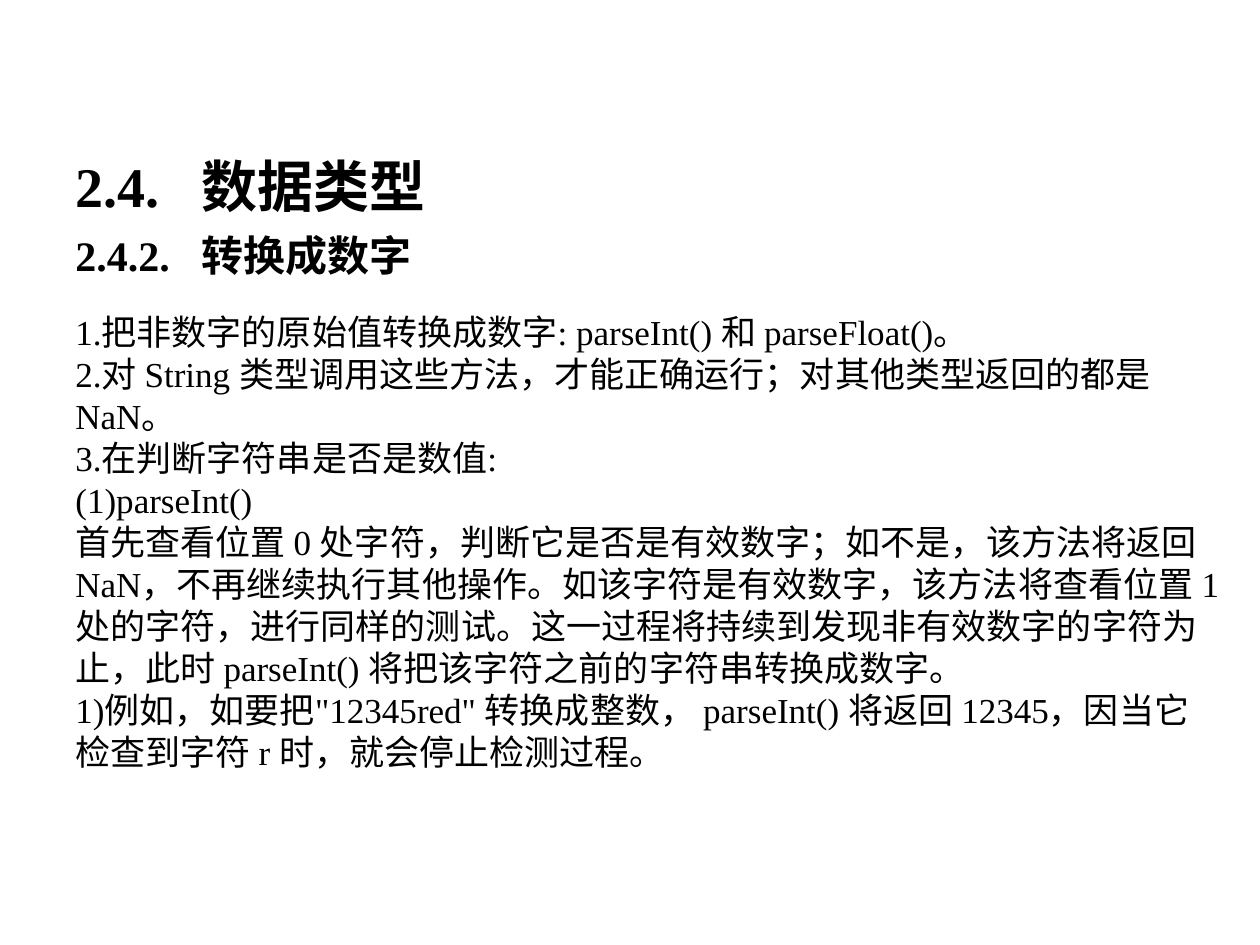
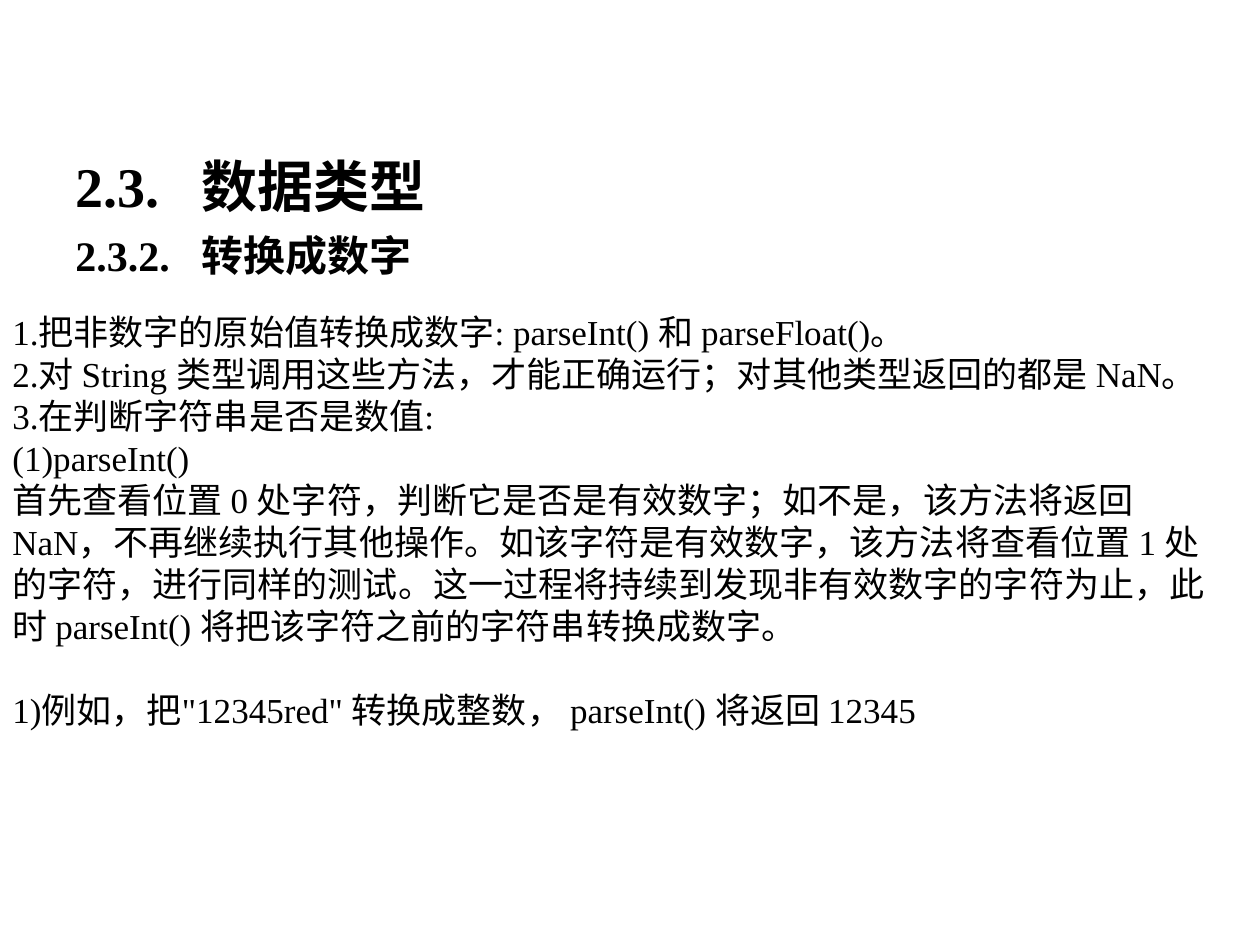
Before and after one commit to bifengganghyt/gitroot, a slide deck: slide 13 of javaweb/【0】front-end/【1】javascript/JavaScript基础.ppt. Drawn at 1260x945 pixels with LibreOffice and Linux fonts; fonts in the diff are those of the drawing; background and template pictures are left out. Boxes give left, top, right and bottom in pixels: in the first picture for what was removed or moved away, otherwise in the second. Text is boxed around its words. In the diff, an @@ line names an element or a change of style, - is before the commit and + after.

```diff
--- a/javaweb/【0】front-end/【1】javascript/JavaScript基础.ppt
+++ b/javaweb/【0】front-end/【1】javascript/JavaScript基础.ppt
@@ text at (75, 159, 425, 275): text changed @@
-2.4. 数据类型
-2.4.2. 转换成数字
+2.3. 数据类型
+2.3.2. 转换成数字
@@ text "1.把非数字的原始值转换成数字: parseInt() 和 parseFloat()。": place and size @@
-text "1.把非数字的原始值转换成数字: parseInt() 和 parseFloat()。" at (75, 316, 1220, 769)
+text "1.把非数字的原始值转换成数字: parseInt() 和 parseFloat()。" at (12, 316, 1204, 730)
@@ text at (12, 693, 916, 730): text changed @@
-1)例如，如要把"12345red" 转换成整数， parseInt() 将返回 12345，因当它检查到字符 r 时，就会停止检测过程。
+1)例如，把"12345red" 转换成整数， parseInt() 将返回 12345
```
Also in this commit, not shown: 4 other slides changed, 26 slides added, 13 slides removed, 14 other files.
